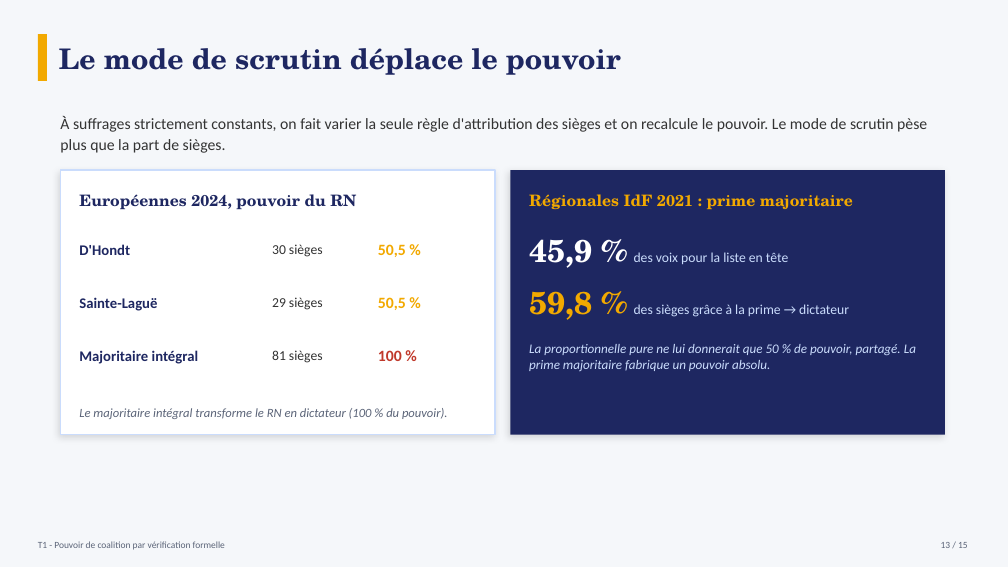
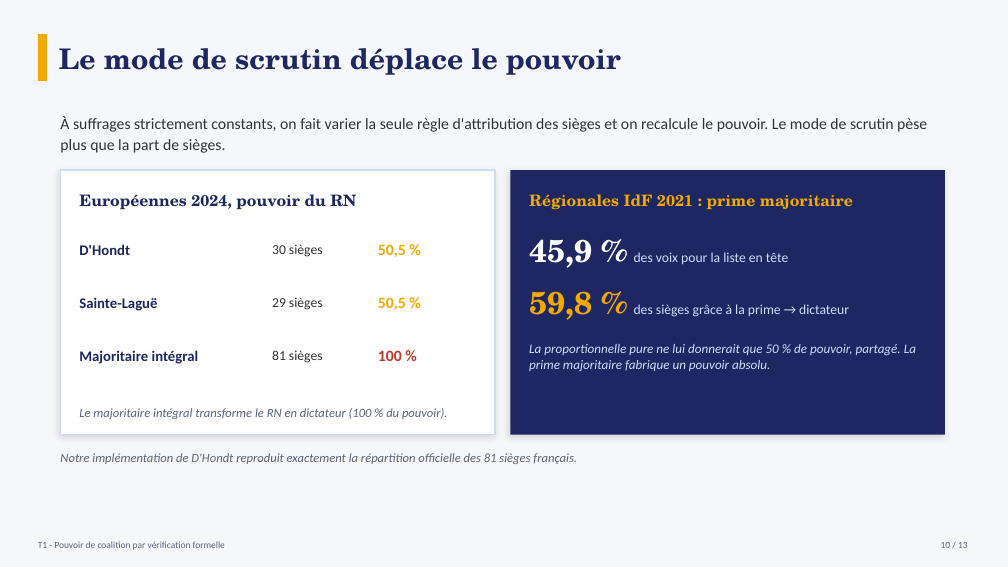
Before and after one commit to kaelag/pouvoir-de-coalition, a slide deck: slide 10 of presentation.pptx (slide 13 before the commit). Drawn at 1008x567 pixels with LibreOffice and Linux fonts; fonts in the diff are those of the drawing. Boxes give left, top, right and bottom in pixels: in the first picture for what was removed or moved away, otherwise in the second. Text is boxed around its words. In the diff, an @@ line names an element or a change of style, - is before the commit and + after.

```diff
--- a/presentation.pptx
+++ b/presentation.pptx
@@ text added at (x1=60, y1=453, x2=577, y2=464), 12 pt, text #5B6478, italic @@
+Notre implémentation de D'Hondt reproduit exactement la répartition officielle des 81 sièges français.
```
Also in this commit, not shown: 10 other slides changed, 1 slide added, 3 slides removed, 1 other file.
